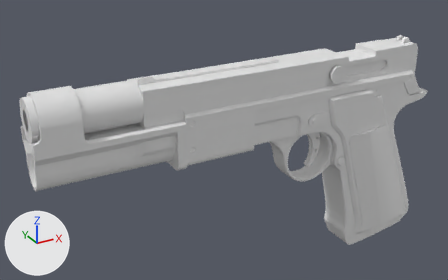
An edit to the Blender file ppn8/ppn8.blend, drawn before and after from the same camera.
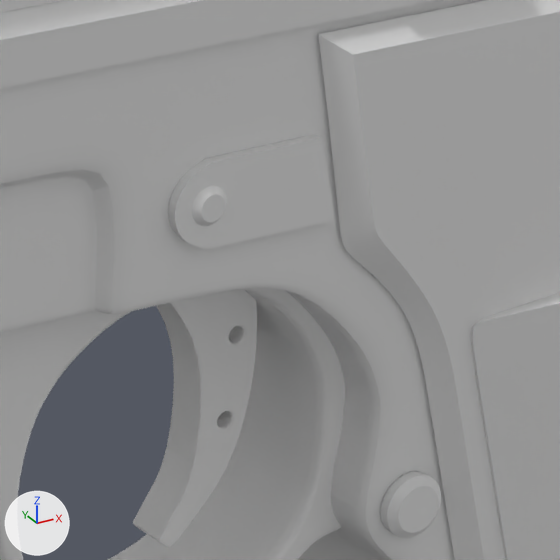
Old and new are each drawn whole from a 50 mm camera at (-1.75, -3.01, 2.51) aimed at (-0.01, 0.16, 0.92) and again close up on the part from 64% to 81% of the width and 33% to 60% of the height. Lighting does not change. The marker at lower left points along +X, +Y and +Z. Materials are left out; every surface is plain grey.

Script lines for the objects in view, before the commit:
```python
me_cube_002 = bpy.data.meshes.new('Cube.002')
me_cube_002.from_pydata(...)  # 241 vertices, 209 faces; spans x -4.87..1.61, y -1.0..0.0, z -0.86..4.12
me_cube_002.polygons.foreach_set('use_smooth', [True] * 209)
me_cube_010 = bpy.data.meshes.new('Cube.010')
me_cube_010.from_pydata(...)  # 40 vertices, 35 faces; spans x -0.074..0.101, y -0.015..0.0, z -0.039..0.04
me_cylinder_002 = bpy.data.meshes.new('Cylinder.002')
me_cylinder_002.from_pydata(...)  # 25 vertices, 21 faces; spans x -0.11..0.11, y -0.11..0.11, z 0.013..0.064
me_cylinder_002.polygons.foreach_set('use_smooth', [True] * 21)
ob_cube = bpy.data.objects.new('Cube', me_cube_010)
ob_cube.location = (0.5045, -0.1213, 1.0576)
_m = ob_cube.modifiers.new('Subdivision', 'SUBSURF')
_m.levels = 2
_m.render_levels = 3
ob_grip = bpy.data.objects.new('grip', me_cube_002)
ob_grip.location = (1.0921, 0.0, 0.2899)
ob_grip.scale = (0.228, 0.121, 0.228)
_m = ob_grip.modifiers.new('Mirror', 'MIRROR')
_m.use_axis = (False, True, False)
_m.use_clip = True
_m = ob_grip.modifiers.new('Subdivision', 'SUBSURF')
_m.levels = 2
_m.render_levels = 3
ob_mag_release = bpy.data.objects.new('mag_release', me_cylinder_002)
ob_mag_release.location = (0.719, -0.1174, 0.7199)
ob_mag_release.rotation_euler = (1.571, 0.0, 0.0)  # degrees (90, 0, 0)
ob_mag_release.scale = (0.307, 0.307, 0.307)
_m = ob_mag_release.modifiers.new('Subdivision', 'SUBSURF')
_m.levels = 2
_m.render_levels = 3
# also in view: 'trigger_guard' at (0.45, 0.0, 0.86); 'grip_plating_outer' at (1.06, 0.0, 0.52); 'frame' at (0.48, 0.0, 1.2); 'grip_plating_inner' at (0.98, 0.0, 0.64); 'trigger' at (0.53, 0.0, 0.85)
```
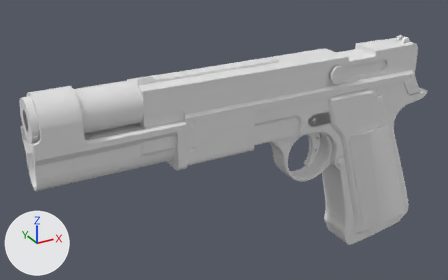
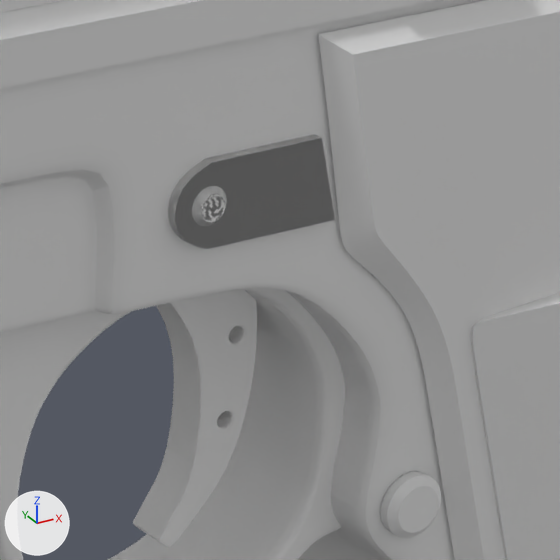
Where the newer file only moved an object's origin or applied its transform, the numbers keep the older frame.

What the commit changed:
me_cube_010 is used by ob_cube; location (0.5045, -0.1213, 1.0576).
me_cube_010 had 40 vertices, 35 faces and spanned x -0.074..0.101, y -0.015..0.0, z -0.039..0.04.
me_cube_010 now has 80 vertices, 70 faces and spans x -0.074..0.101, y -0.015..0.0, z -0.039..0.04.
me_cube_010 part 1: a new loose piece of 40 vertices spanning x -0.074..0.101, y -0.015..0.0, z -0.039..0.04.
Object 'grip' (ob_grip) loses its MIRROR modifier named 'Mirror'.
Modifier setting removed (it was use_axis = (False, True, False)).
Modifier setting removed (it was use_clip = True).

Pixel boxes [x1, y1, x2, y2] of what changed, in the close-ups (560 x 560 px):
part 1 of me_cube_010, added
    after: [168, 134, 335, 249]
